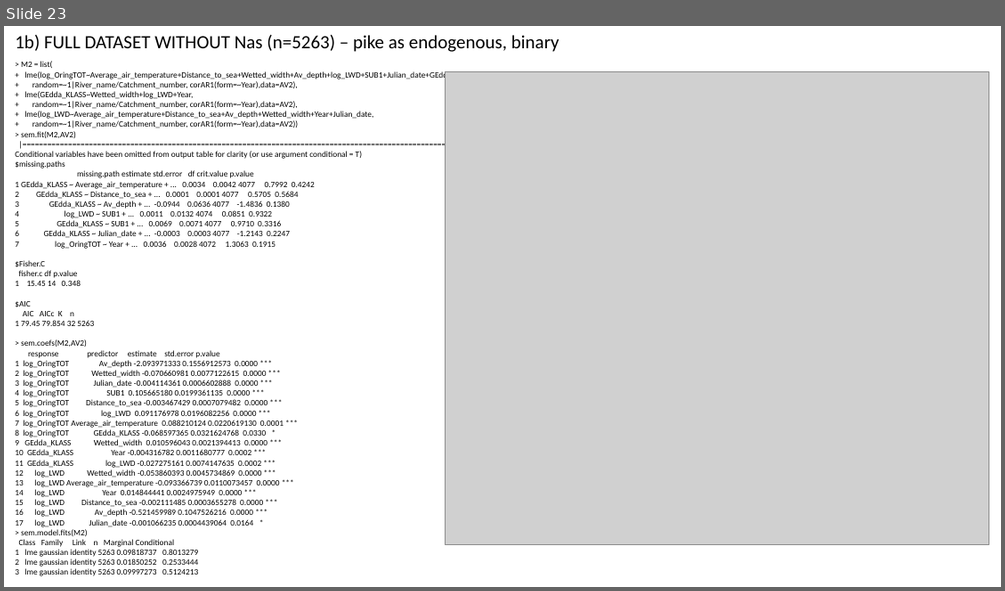
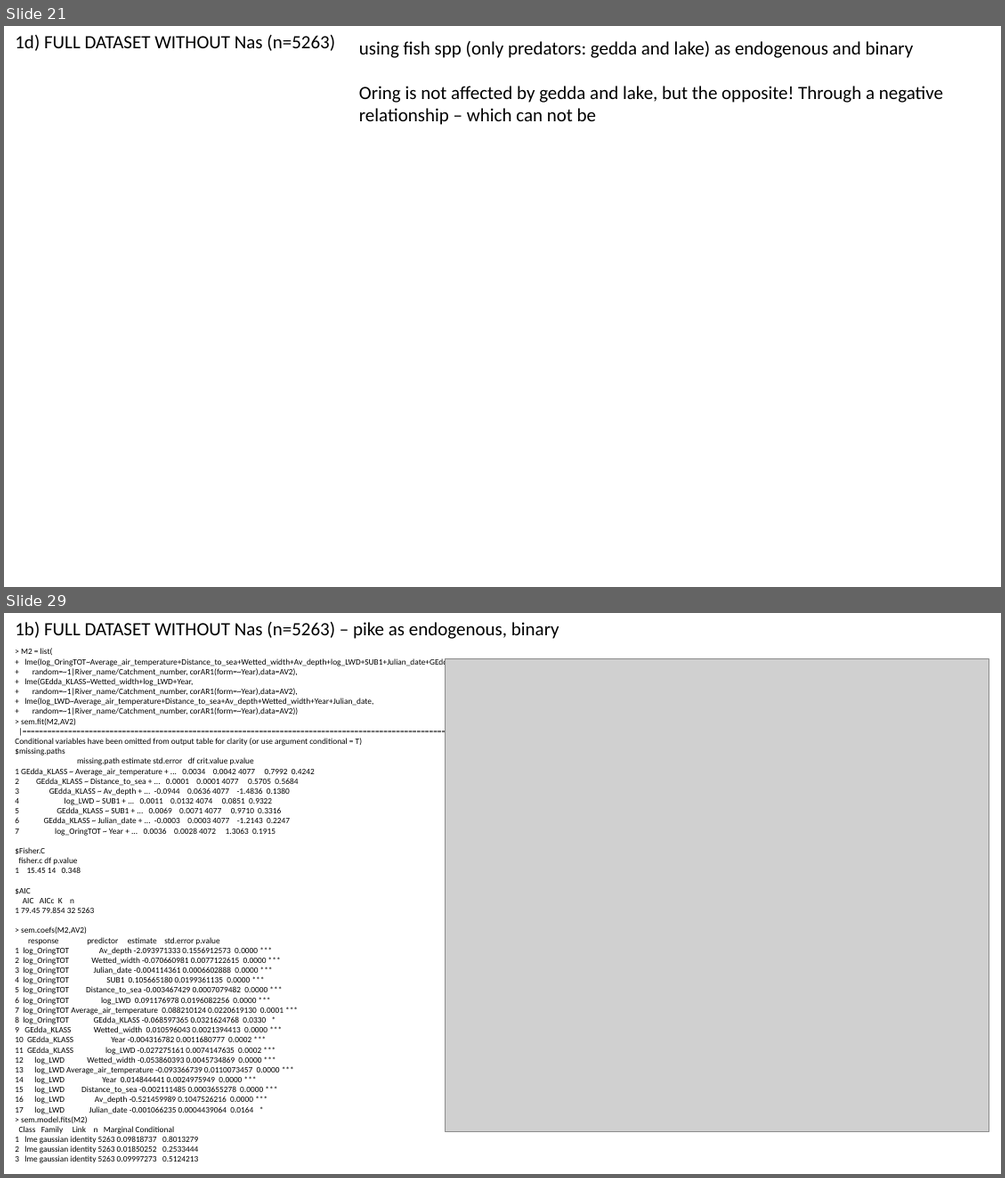
Before and after one commit to SerenaDonadi/Dod-ved, a slide deck: Electrofish data/LWD_analyses.pptx. Shown one above the other, each under a label of ours: slide 23 before the commit, slides 21 and 29 after it; the slides between them are not shown. The pictures are 1005x591 and 1005x1178 pixels, drawn with LibreOffice and Linux fonts; fonts in the diff are those of the drawing; grey boxes stand for pictures. Boxes give left, top, right and bottom in pixels: in the first picture for what was removed or moved away, otherwise in the second. Text is boxed around its words. In the diff, an @@ line names an element or a change of style, - is before the commit and + after.

Commit message:
INCLUDING slope and other fish spp in the SEMs

```diff
--- a/Electrofish data/LWD_analyses.pptx
+++ b/Electrofish data/LWD_analyses.pptx
@@ slide 21 added at (4, 26, 1001, 587), background #FFFFFF @@
@@ text added at (15, 35, 335, 51), 18 pt, text #000000 @@
+1d) FULL DATASET WITHOUT Nas (n=5263)
@@ text added at (359, 41, 943, 125), 18 pt, text #000000 @@
+using fish spp (only predators: gedda and lake) as endogenous and binary
+Oring is not affected by gedda and lake, but the opposite! Through a negative relationship – which can not be
@@ what was slide 23 is now slide 29 @@
```
Also in this commit, not shown: 8 slides changed, 5 other slides added, 1 other file.
